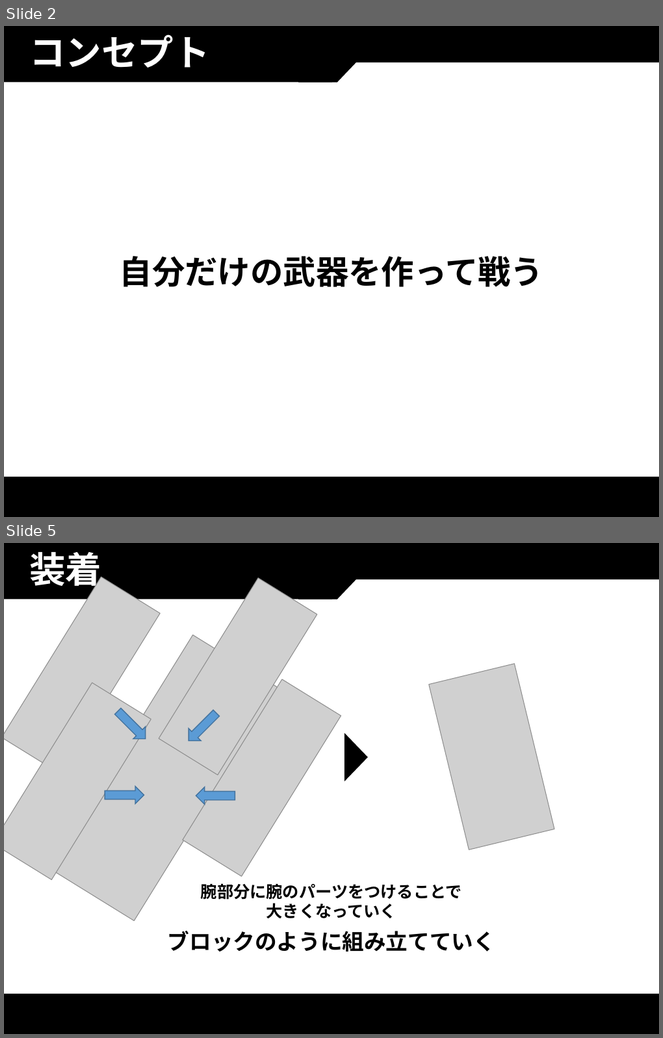
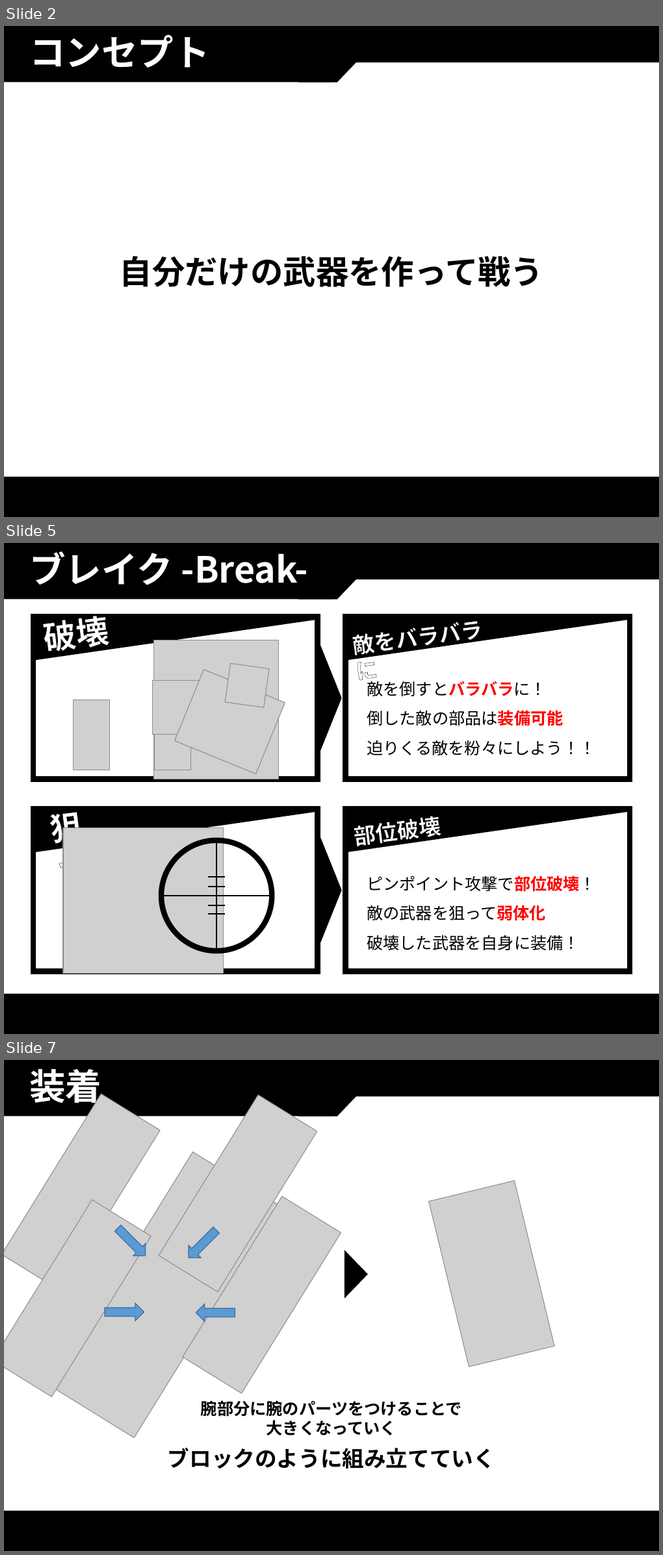
Before and after one commit to thi-bow/2017Team05, a slide deck: 企画/企画書/PurgeVer2.pptx. Shown one above the other, each under a label of ours: slides 2 and 5 before the commit, slides 2, 5 and 7 after it; the slides between them are not shown. The pictures are 663x1038 and 663x1555 pixels, drawn with LibreOffice and Linux fonts; fonts in the diff are those of the drawing; grey boxes stand for pictures. Boxes give left, top, right and bottom in pixels: in the first picture for what was removed or moved away, otherwise in the second. Text is boxed around its words. In the diff, an @@ line names an element or a change of style, - is before the commit and + after.

```diff
--- a/企画/企画書/PurgeVer2.pptx
+++ b/企画/企画書/PurgeVer2.pptx
@@ slide 5 added at [4, 543, 659, 1034], background #FFFFFF; not listed: 4 template elements that a slide beside it also shows @@
@@ title added at [30, 551, 308, 585], 39.6 pt, text #FFFFFF, bold @@
+ブレイク -Break-
@@ picture added at [154, 640, 278, 780] @@
@@ group added at [33, 613, 633, 850]: 3 texts, 2 rounded rectangles, 2 right triangles, 1 triangle @@
+破壊
+敵をバラバラに
+部位破壊
@@ picture added at [175, 670, 285, 774] @@
@@ picture added at [225, 664, 269, 708] @@
@@ text added at [367, 678, 596, 756], 18 pt, text #000000 @@
+敵を倒すとバラバラに！
+倒した敵の部品は装備可能
+迫りくる敵を粉々にしよう！！
@@ picture added at [153, 680, 207, 734] @@
@@ picture added at [74, 700, 110, 771] @@
@@ picture added at [155, 700, 191, 771] @@
@@ picture added at [63, 828, 223, 974] @@
@@ group added at [33, 808, 633, 971]: 2 rounded rectangles, 2 right triangles, 1 text, 1 triangle @@
+狙う
@@ text added at [367, 876, 596, 951], 18 pt, text #000000 @@
+ピンポイント攻撃で部位破壊！
+敵の武器を狙って弱体化
+破壊した武器を自身に装備！
@@ group added at [161, 841, 272, 951]: 6 lines, 1 ellipse @@
@@ what was slide 5 is now slide 7 @@
```
Also in this commit, not shown: 3 slides changed, 2 other slides added, 1 slide removed, 4 other files.
